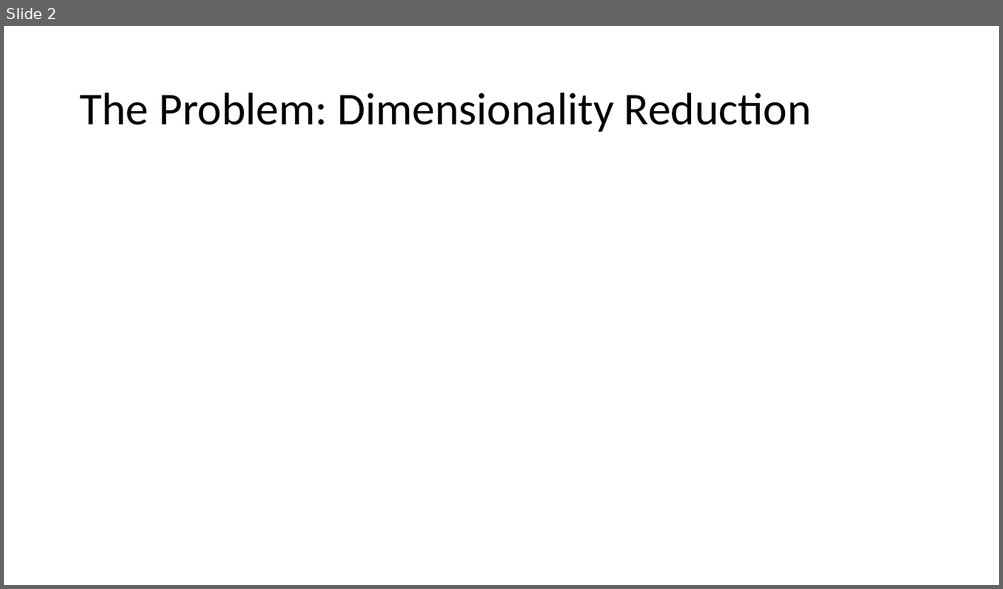
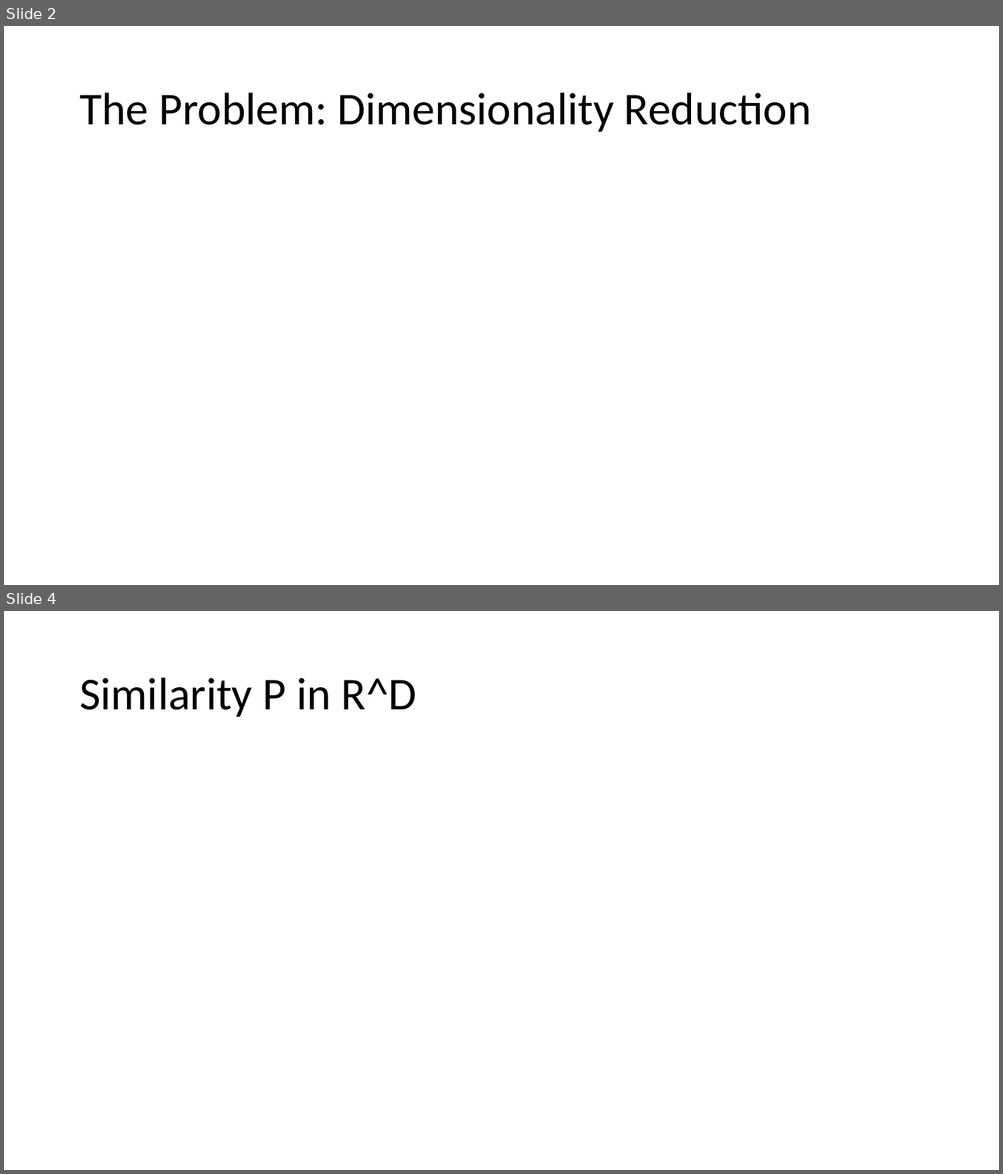
Before and after one commit to nbv3/math465_tsne, a slide deck: math465_tsne.pptx. Shown one above the other, each under a label of ours: slide 2 before the commit, slides 2 and 4 after it; the slides between them are not shown. The pictures are 1003x589 and 1003x1174 pixels, drawn with LibreOffice and Linux fonts; fonts in the diff are those of the drawing; grey boxes stand for pictures. Boxes give left, top, right and bottom in pixels: in the first picture for what was removed or moved away, otherwise in the second. Text is boxed around its words. In the diff, an @@ line names an element or a change of style, - is before the commit and + after.

```diff
--- a/math465_tsne.pptx
+++ b/math465_tsne.pptx
@@ slide 4 added at (4, 611, 999, 1170), background #FFFFFF @@
@@ title added at (79, 678, 417, 717), 44 pt, text #000000 @@
+Similarity P in R^D
```
Also in this commit, not shown: 7 other slides added, 1 slide removed.
